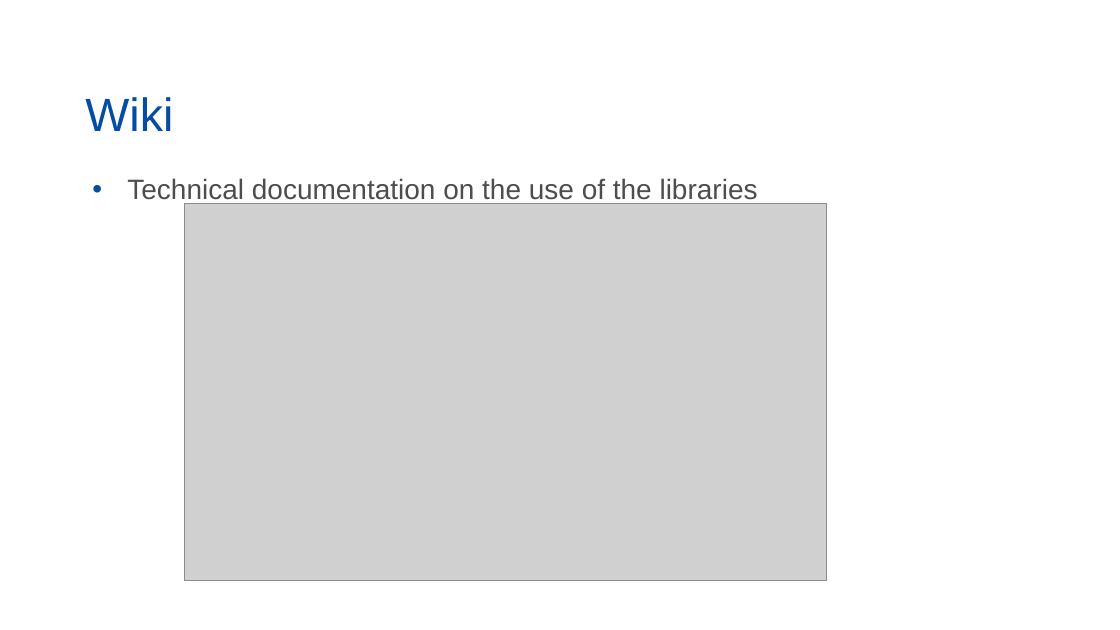
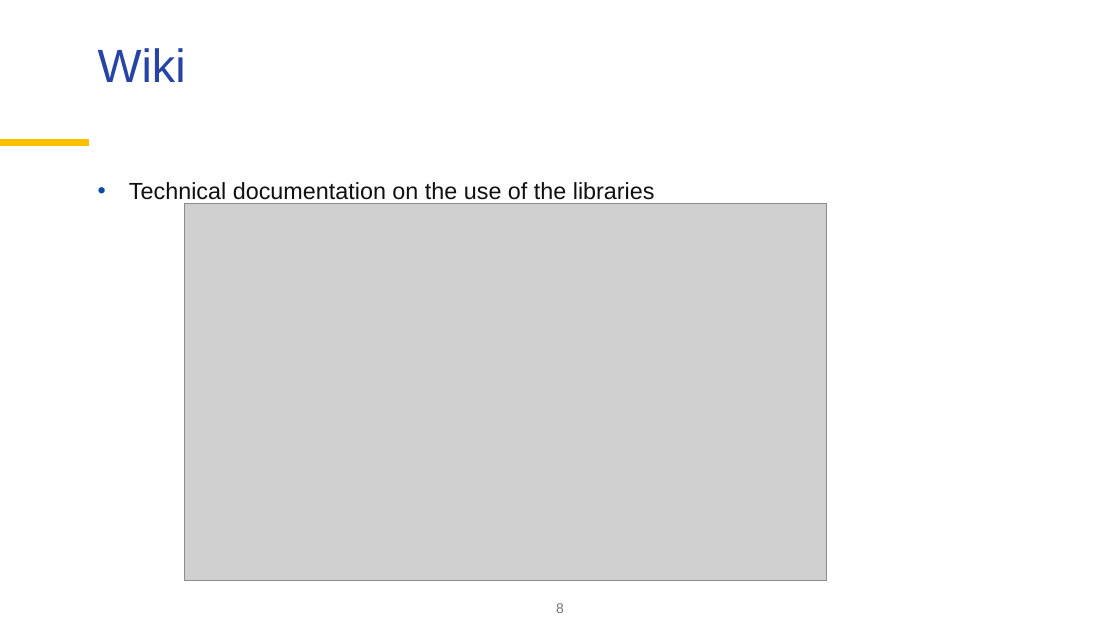
Before and after one commit to palatej/ESTP2026, a slide deck: slide 8 of 1.4 JD+ on Github.pptx. Drawn at 1120x630 pixels with LibreOffice and Linux fonts; fonts in the diff are those of the drawing; grey boxes stand for pictures; background and template pictures are left out. Boxes give left, top, right and bottom in pixels: in the first picture for what was removed or moved away, otherwise in the second. Text is boxed around its words. In the diff, an @@ line names an element or a change of style, - is before the commit and + after.

```diff
--- a/1.4 JD+ on Github.pptx
+++ b/1.4 JD+ on Github.pptx
@@ title "Wiki": place and size @@
-title "Wiki" at [85, 97, 173, 131]
+title "Wiki" at [98, 48, 186, 82]
@@ title "Wiki" at [98, 48, 186, 82]: text colour #034EA2 to #2644A7; vertical alignment bottom to top @@
@@ line added from (0, 143) to (89, 143), #FFC000 6 pt @@
@@ text "Technical documentation on the use ..." at [129, 182, 655, 204]: size 24 to 20 pt, text colour #4D4D4D to #101010; indent changed; line spacing 1 to 0.9; more space between paragraphs @@
@@ page number added at [556, 603, 564, 613], 12 pt, text #767676 @@
+8
```
Also in this commit, not shown: 8 other slides changed, 1 slide added, 1 slide removed, 4 other files.
